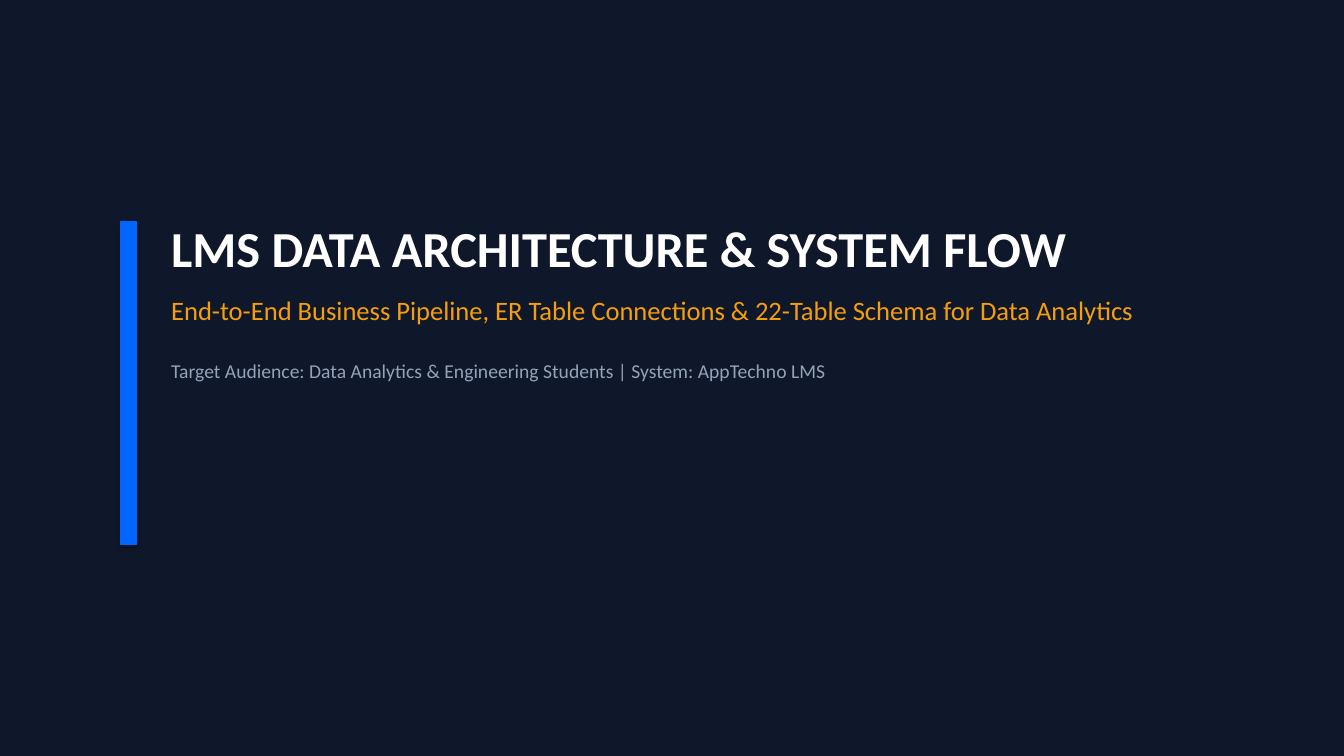
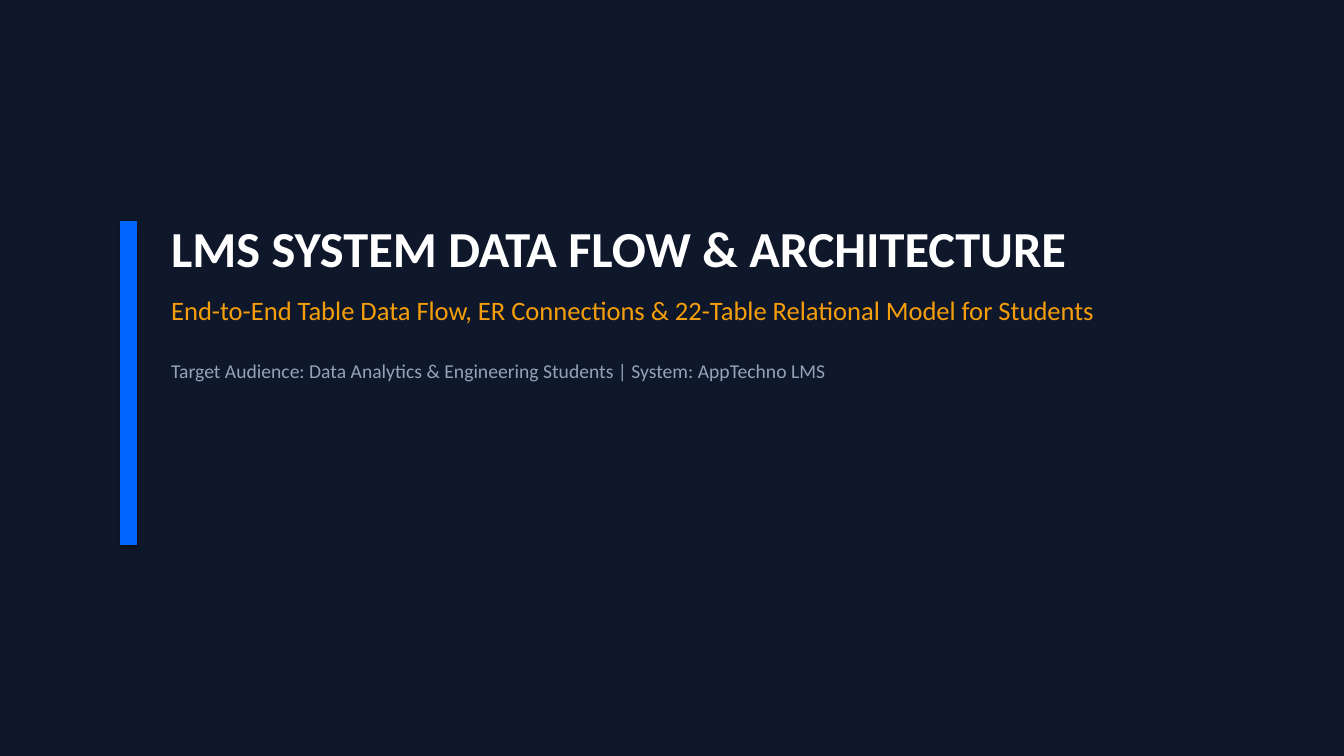
Before and after one commit to Devanshgupta712/Eduflow, a slide deck: slide 1 of LMS_Data_Architecture_and_Flow.pptx. Drawn at 1344x756 pixels with LibreOffice and Linux fonts; fonts in the diff are those of the drawing. Boxes give left, top, right and bottom in pixels: in the first picture for what was removed or moved away, otherwise in the second. Text is boxed around its words. In the diff, an @@ line names an element or a change of style, - is before the commit and + after.

```diff
--- a/LMS_Data_Architecture_and_Flow.pptx
+++ b/LMS_Data_Architecture_and_Flow.pptx
@@ text at <box>171,234,1093,323</box>: text changed @@
-LMS DATA ARCHITECTURE & SYSTEM FLOW
-End-to-End Business Pipeline, ER Table Connections & 22-Table Schema for Data Analytics
+LMS SYSTEM DATA FLOW & ARCHITECTURE
+End-to-End Table Data Flow, ER Connections & 22-Table Relational Model for Students
```
Also in this commit, not shown: 9 other slides changed, 2 slides added, 2 slides removed, 2 other files.
